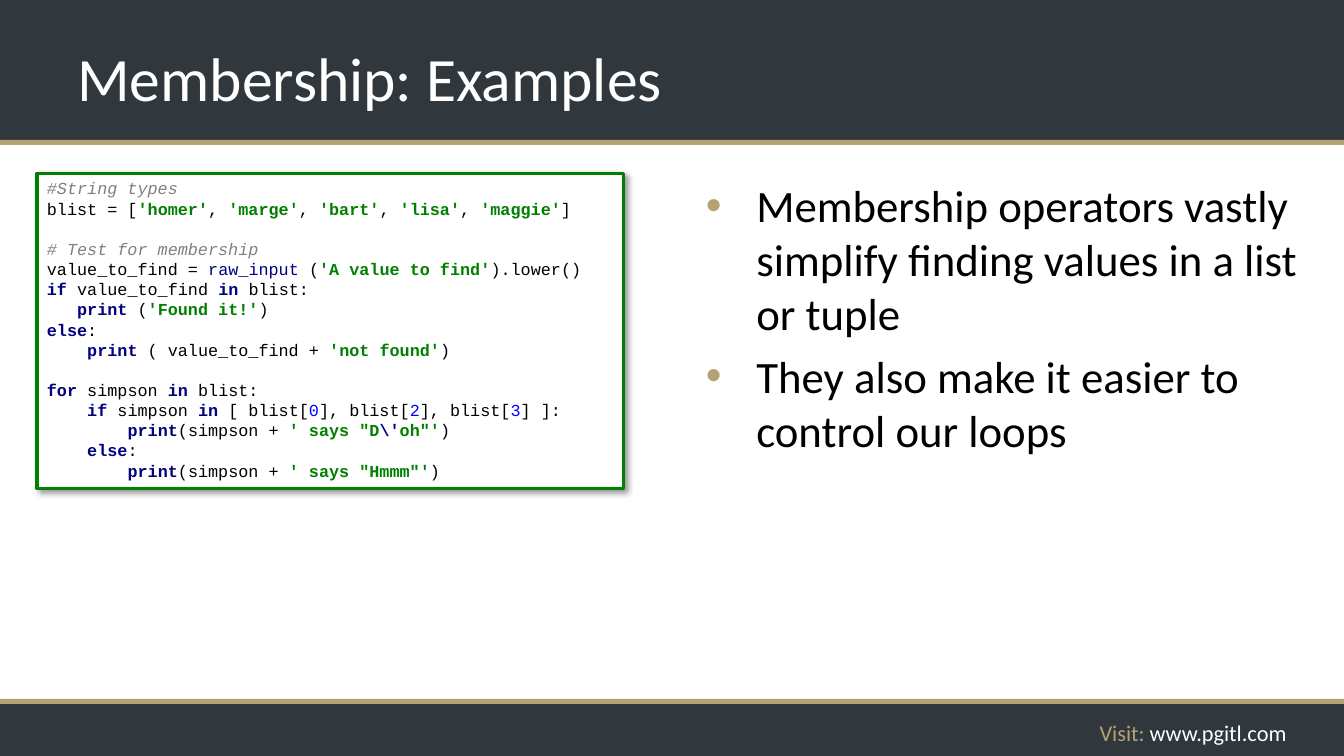
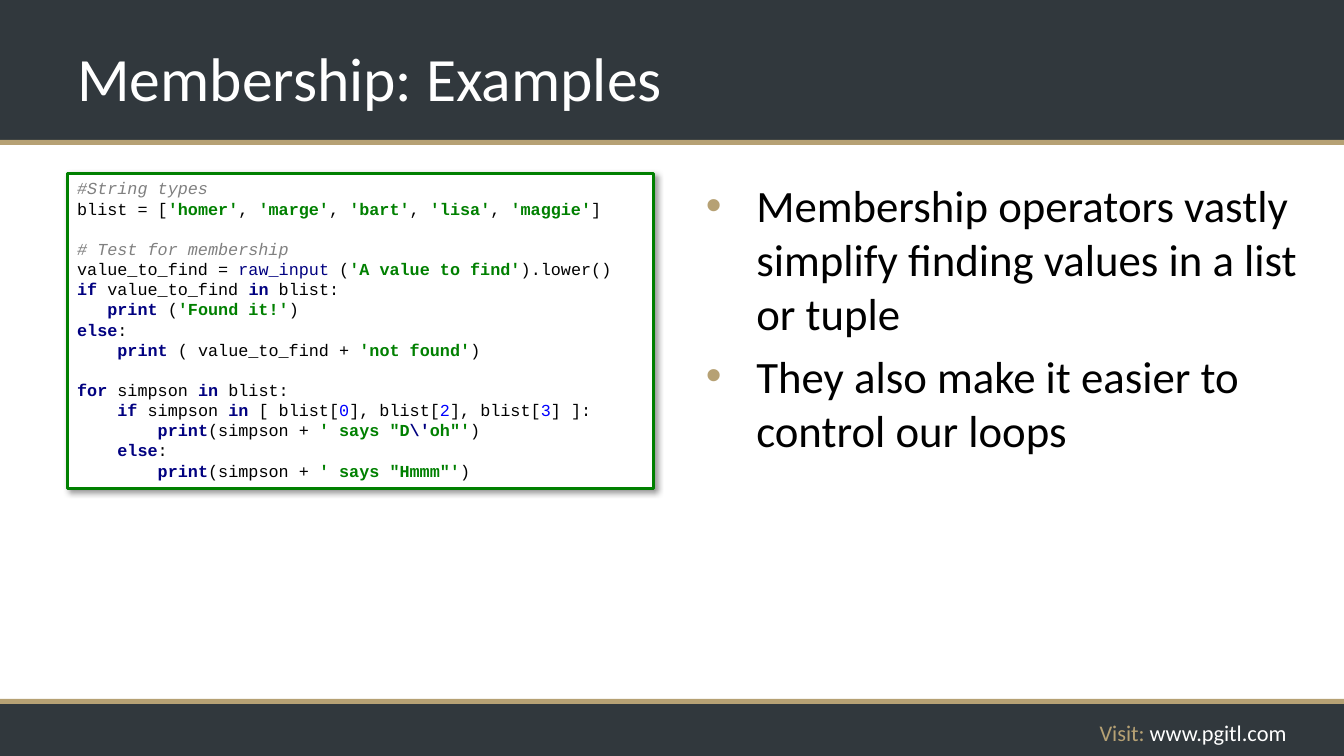
Before and after one commit to rikkouri/project-a, a slide deck: slide 109 of Programming Foundations.pptx. Drawn at 1344x756 pixels with LibreOffice and Linux fonts; fonts in the diff are those of the drawing; background and template pictures are left out. Boxes give left, top, right and bottom in pixels: in the first picture for what was removed or moved away, otherwise in the second. Text is boxed around its words. In the diff, an @@ line names an element or a change of style, - is before the commit and + after.

Commit message:
Code box alignment corrections

```diff
--- a/Programming Foundations.pptx
+++ b/Programming Foundations.pptx
@@ rectangle "#String types blist = ['homer', ...": place and size @@
-rectangle "#String types blist = ['homer', ..." at <box>37,173,624,489</box>
+rectangle "#String types blist = ['homer', ..." at <box>68,173,654,489</box>
```
Also in this commit, not shown: 42 other slides changed.
